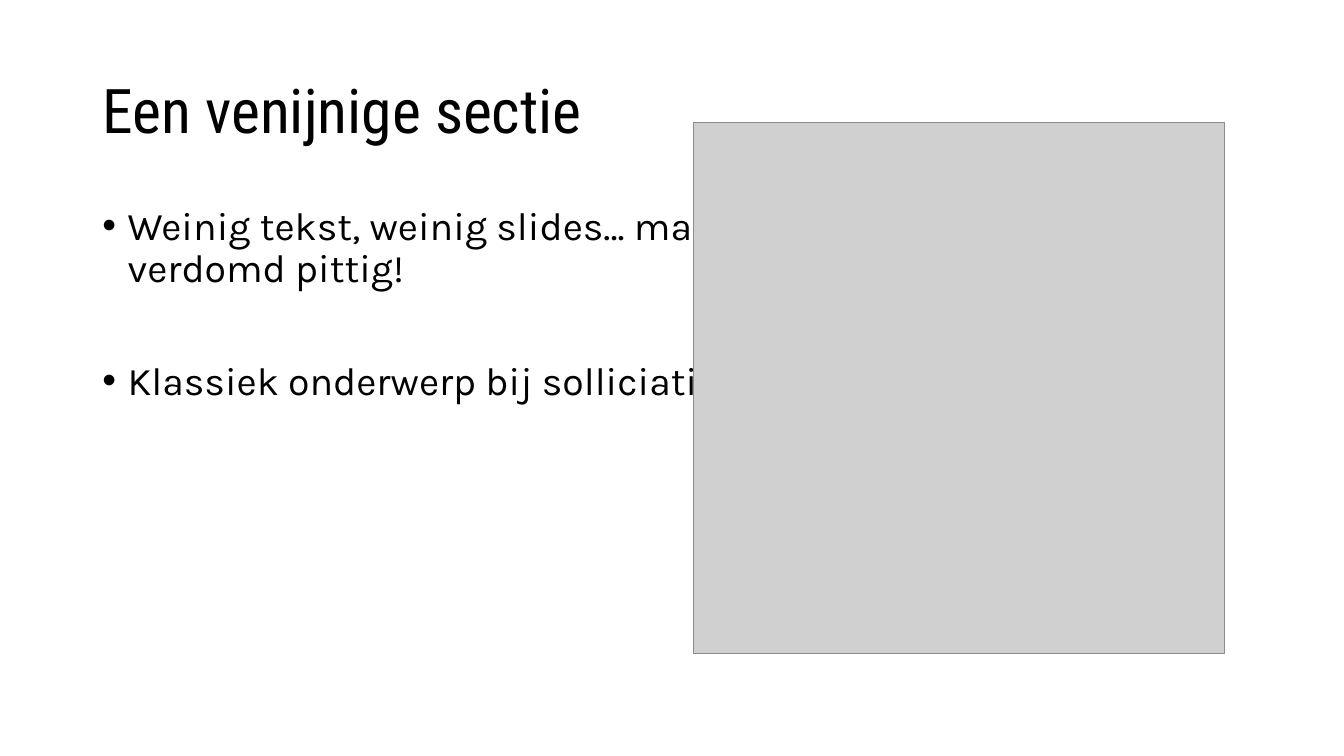
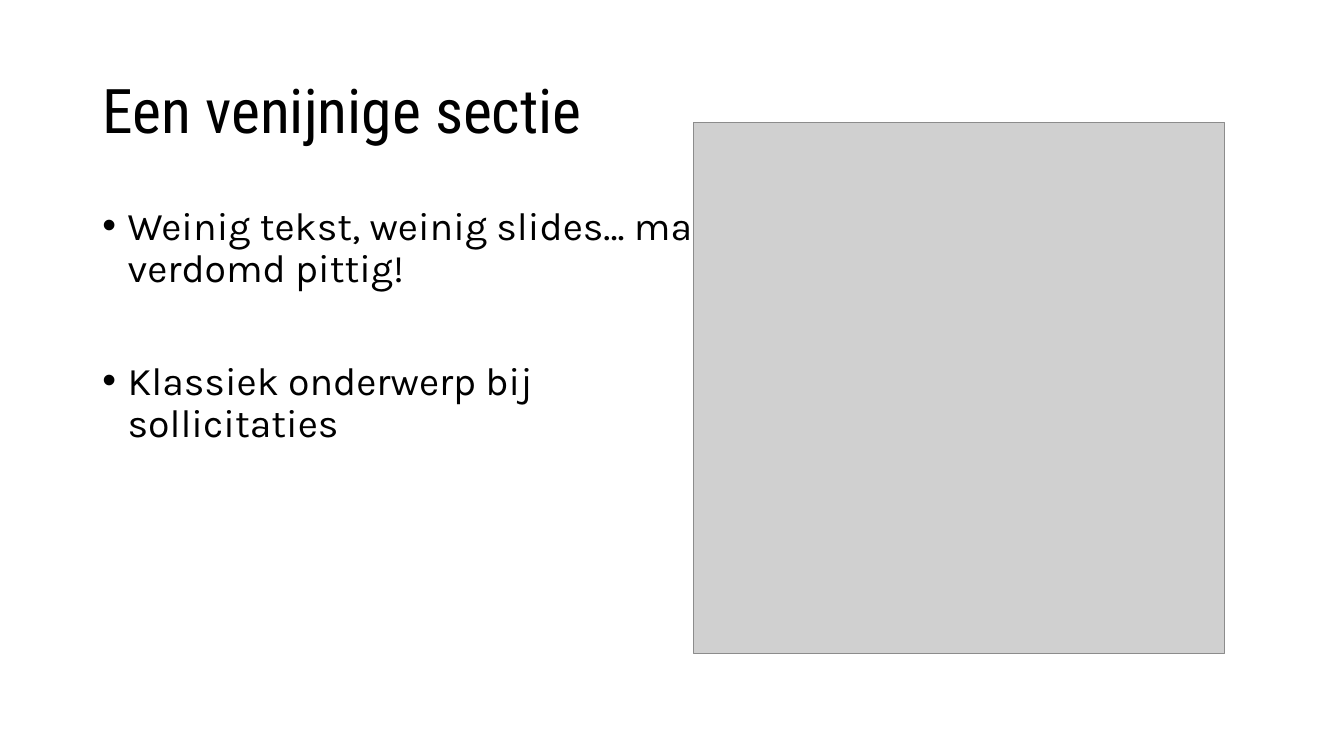
Before and after one commit to timdams/csharpbook, a slide deck: slide 11 of _SLIDES/2020/H8-Arrays/6b_arrays en methoden.pptx. Drawn at 1344x756 pixels with LibreOffice and Linux fonts; fonts in the diff are those of the drawing; grey boxes stand for pictures; background and template pictures are left out. Boxes give left, top, right and bottom in pixels: in the first picture for what was removed or moved away, otherwise in the second. Text is boxed around its words. In the diff, an @@ line names an element or a change of style, - is before the commit and + after.

```diff
--- a/_SLIDES/2020/H8-Arrays/6b_arrays en methoden.pptx
+++ b/_SLIDES/2020/H8-Arrays/6b_arrays en methoden.pptx
@@ text at (128, 368, 532, 438): text changed @@
-• Klassiek onderwerp bij solliciaties
+• Klassiek onderwerp bij sollicitaties
```
Also in this commit, not shown: 2 slides added, 5 slides removed, 10 other files.
